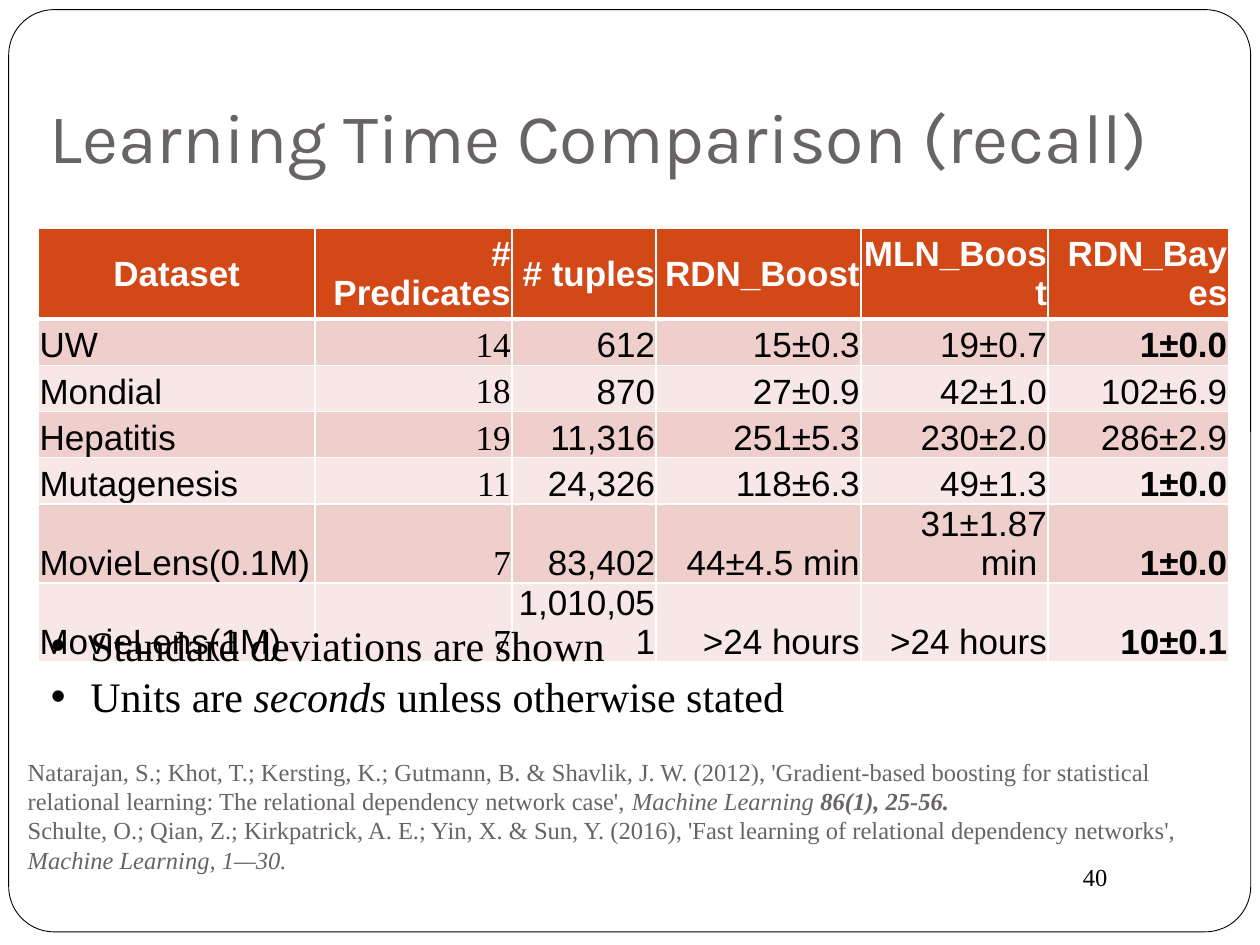
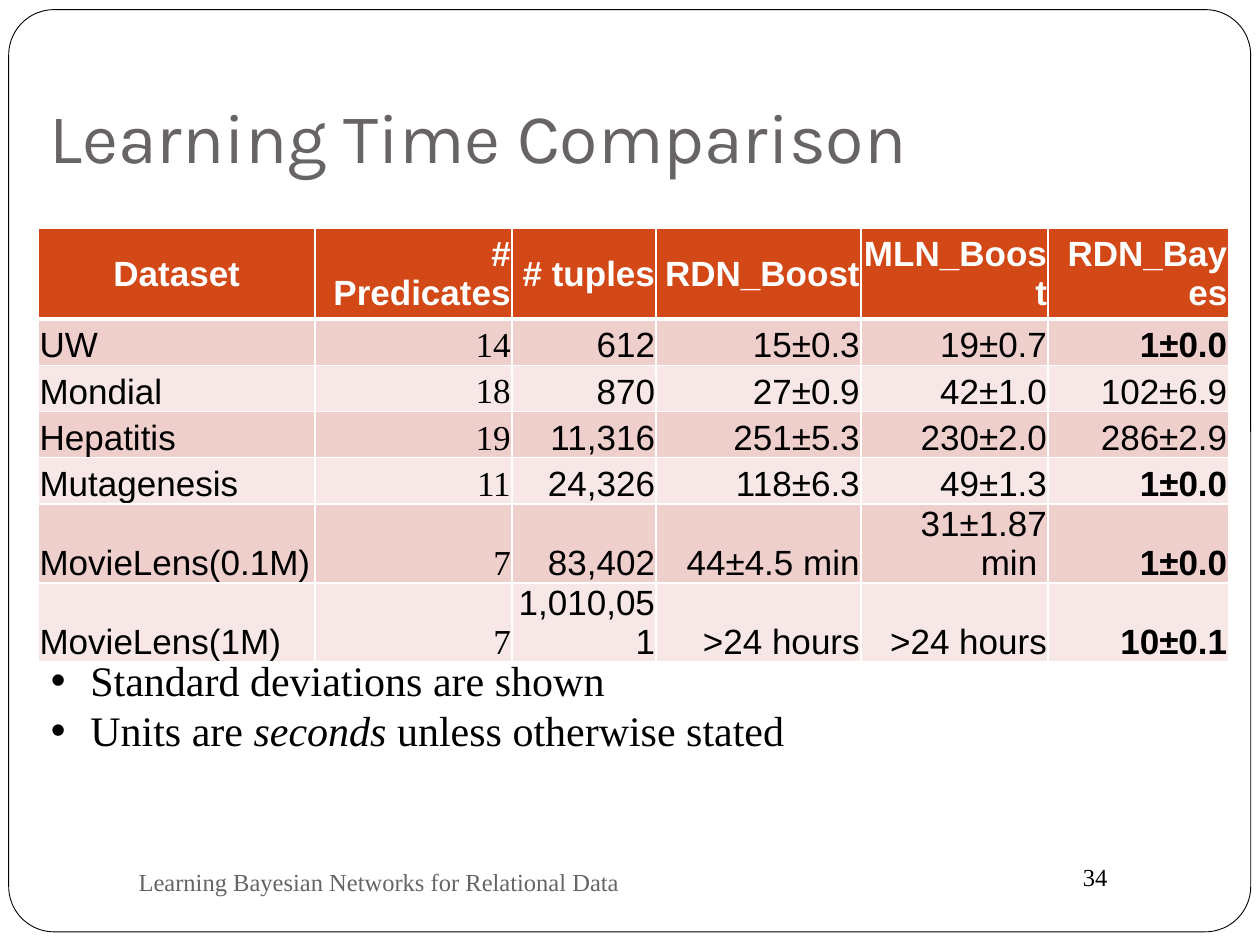
Before and after one commit to oschulte/srl-tutorial-slides, a slide deck: slide 34 of ch5-rel-bayes-net-classifier.pptx (slide 40 before the commit). Drawn at 1260x945 pixels with LibreOffice and Linux fonts; fonts in the diff are those of the drawing. Boxes give left, top, right and bottom in pixels: in the first picture for what was removed or moved away, otherwise in the second. Text is boxed around its words. In the diff, an @@ line names an element or a change of style, - is before the commit and + after.

```diff
--- a/ch5-rel-bayes-net-classifier.pptx
+++ b/ch5-rel-bayes-net-classifier.pptx
@@ title at (50, 115, 906, 180): text changed @@
-Learning Time Comparison (recall)
+Learning Time Comparison
@@ text "Standard deviations are shown" rewrapped from (90, 629, 784, 713) to (90, 667, 784, 747) @@
@@ page number at (1083, 869, 1108, 887): text changed @@
-40
+34
@@ text at (139, 874, 618, 897): text changed @@
-Natarajan, S.; Khot, T.; Kersting, K.; Gutmann, B. & Shavlik, J. W. (2012), 'Gradient-based boosting for statistical relational learning: The relational dependency network case', Machine Learning 86(1), 25-56.
-Schulte, O.; Qian, Z.; Kirkpatrick, A. E.; Yin, X. & Sun, Y. (2016), 'Fast learning of relational dependency networks', Machine Learning, 1—30.
+Learning Bayesian Networks for Relational Data
```
Also in this commit, not shown: 10 other slides changed, 6 slides removed, 14 other files.
